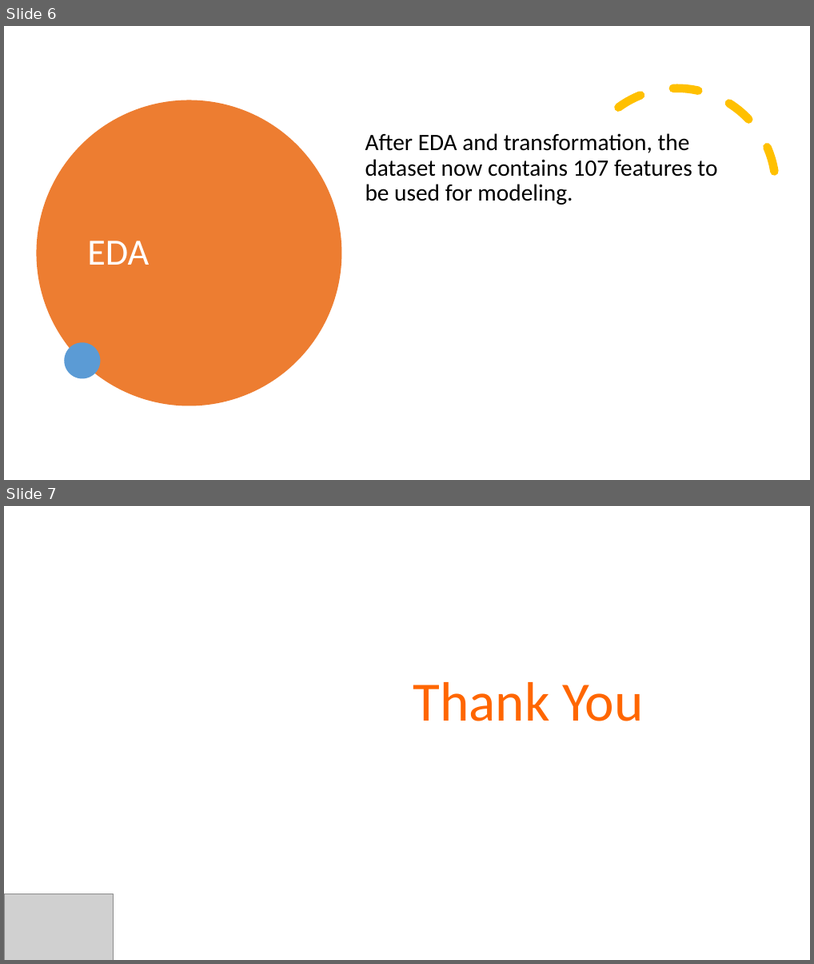
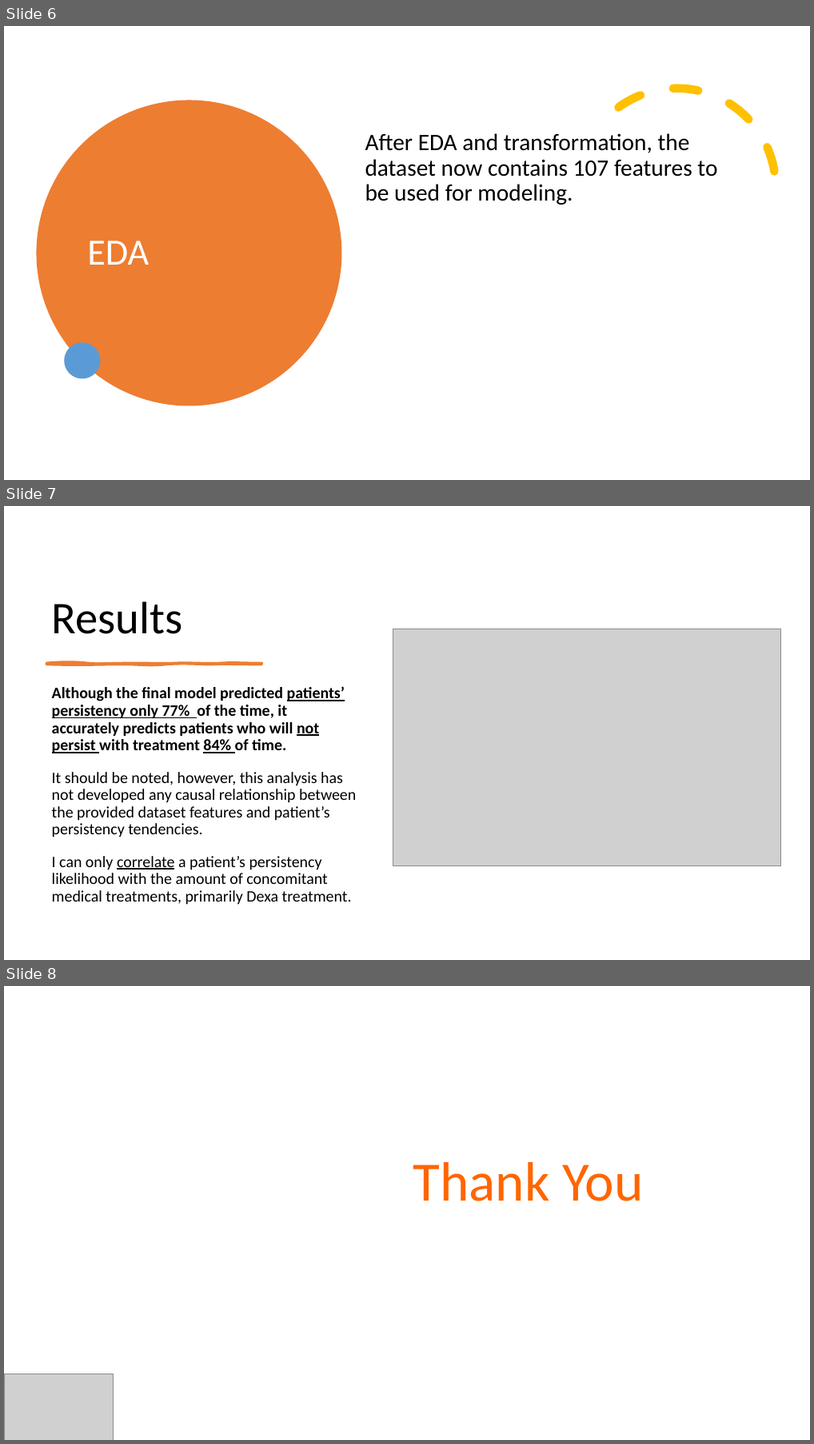
Before and after one commit to rambles-tech/DG_virtual_internship, a slide deck: week13/Final Presentation.pptx. Shown one above the other, each under a label of ours: slides 6 and 7 before the commit, slides 6, 7 and 8 after it. The pictures are 814x964 and 814x1444 pixels, drawn with LibreOffice and Linux fonts; fonts in the diff are those of the drawing; grey boxes stand for pictures. Boxes give left, top, right and bottom in pixels: in the first picture for what was removed or moved away, otherwise in the second. Text is boxed around its words. In the diff, an @@ line names an element or a change of style, - is before the commit and + after.

```diff
--- a/week13/Final Presentation.pptx
+++ b/week13/Final Presentation.pptx
@@ slide 7 added at (4, 506, 810, 960), background #FFFFFF @@
@@ title added at (52, 601, 183, 634), 54 pt, text #000000 @@
+Results
@@ picture added at (394, 629, 782, 866) @@
@@ freeform shape added at (46, 664, 262, 664), fill #ED7D31, outline #ED7D31 3 pt @@
@@ text added at (52, 686, 356, 904), 19 pt, text #000000 @@
+Although the final model predicted patients’ persistency only 77% of the time, it accurately predicts patients who will not persist with treatment 84% of time.
+It should be noted, however, this analysis has not developed any causal relationship between the provided dataset features and patient’s persistency tendencies.
+I can only correlate a patient’s persistency likelihood with the amount of concomitant medical treatments, primarily Dexa treatment.
@@ what was slide 7 is now slide 8 @@
```
Also in this commit, not shown: 1 slide changed.
